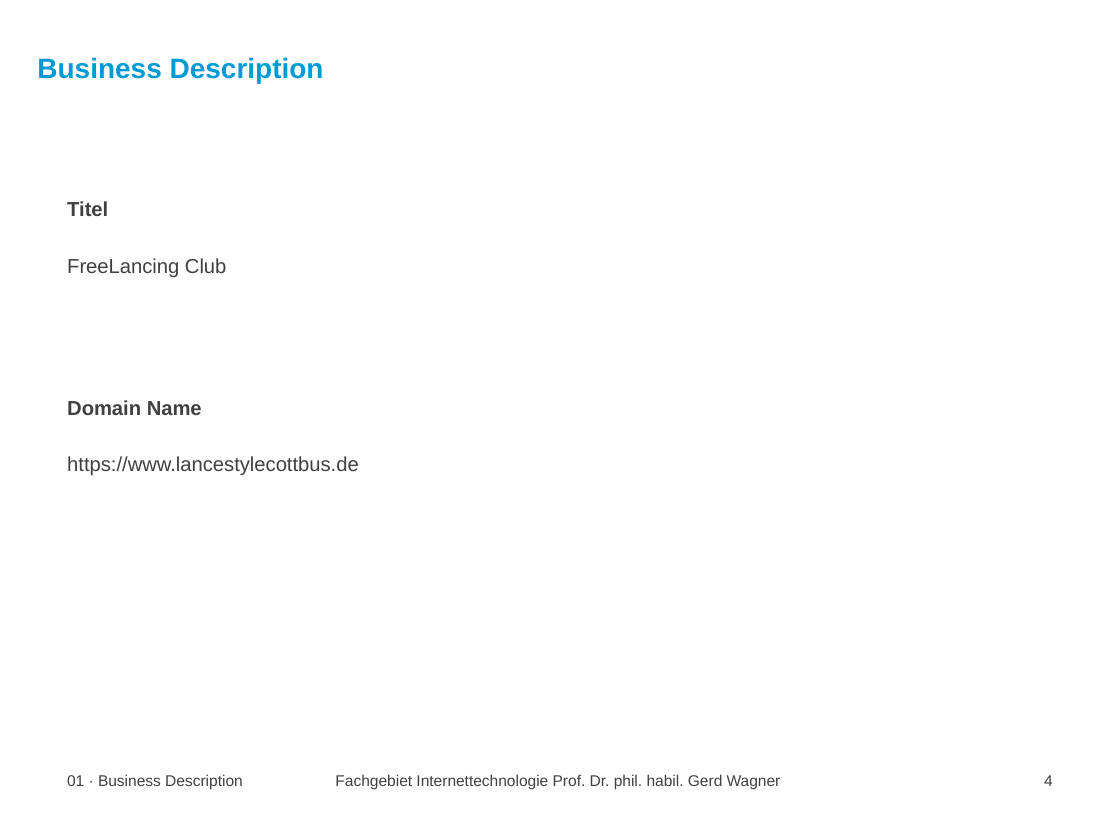
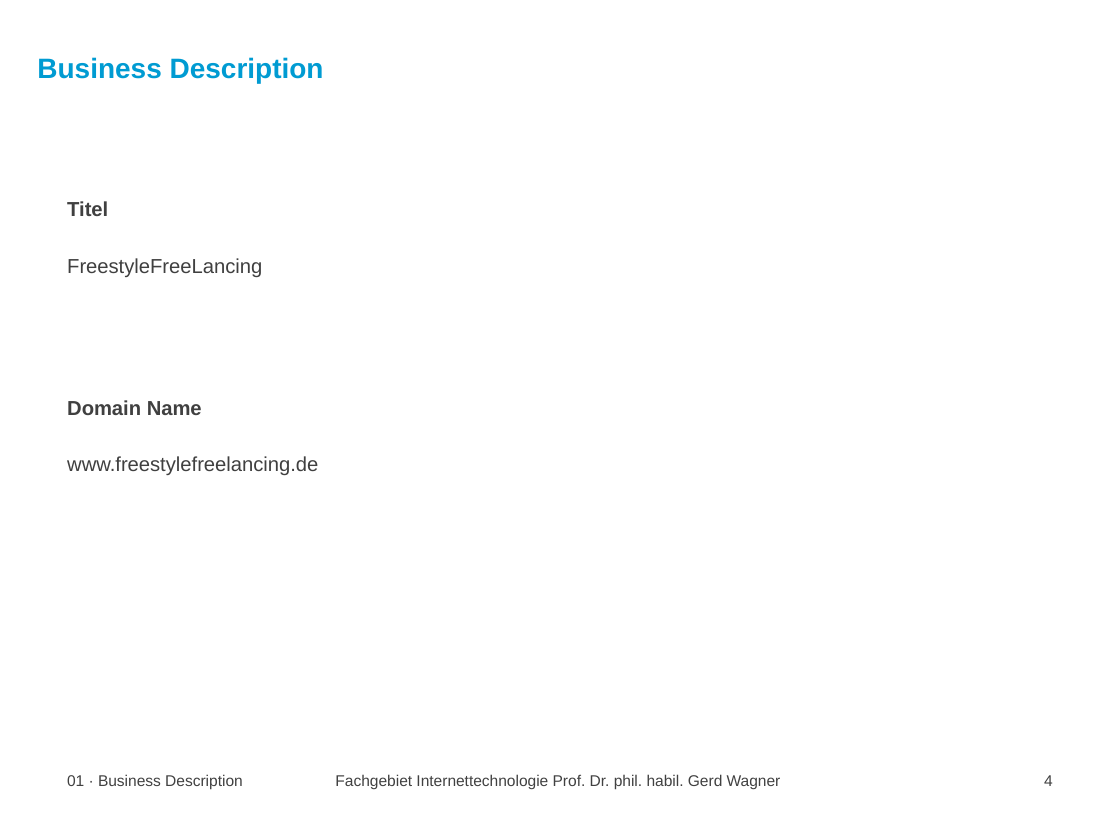
Before and after one commit to kostoele/FreestyleFreelancing_WebbApp2020, a slide deck: slide 4 of presentation/Präsentation.pptx. Drawn at 1120x840 pixels with LibreOffice and Linux fonts; fonts in the diff are those of the drawing; background and template pictures are left out. Boxes give left, top, right and bottom in pixels: in the first picture for what was removed or moved away, otherwise in the second. Text is boxed around its words. In the diff, an @@ line names an element or a change of style, - is before the commit and + after.

Commit message:
update

```diff
--- a/presentation/Präsentation.pptx
+++ b/presentation/Präsentation.pptx
@@ text at bbox=[67, 258, 262, 277]: text changed @@
-FreeLancing Club
+FreestyleFreeLancing
@@ text at bbox=[67, 456, 318, 475]: text changed @@
-https://www.lancestylecottbus.de
+www.freestylefreelancing.de
```
Also in this commit, not shown: 3 other slides changed.
